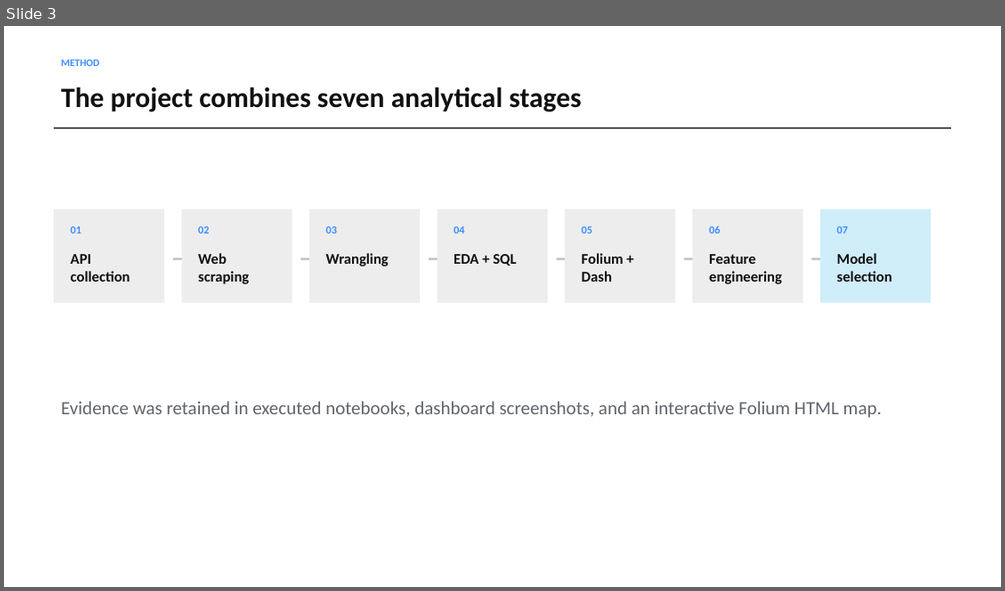
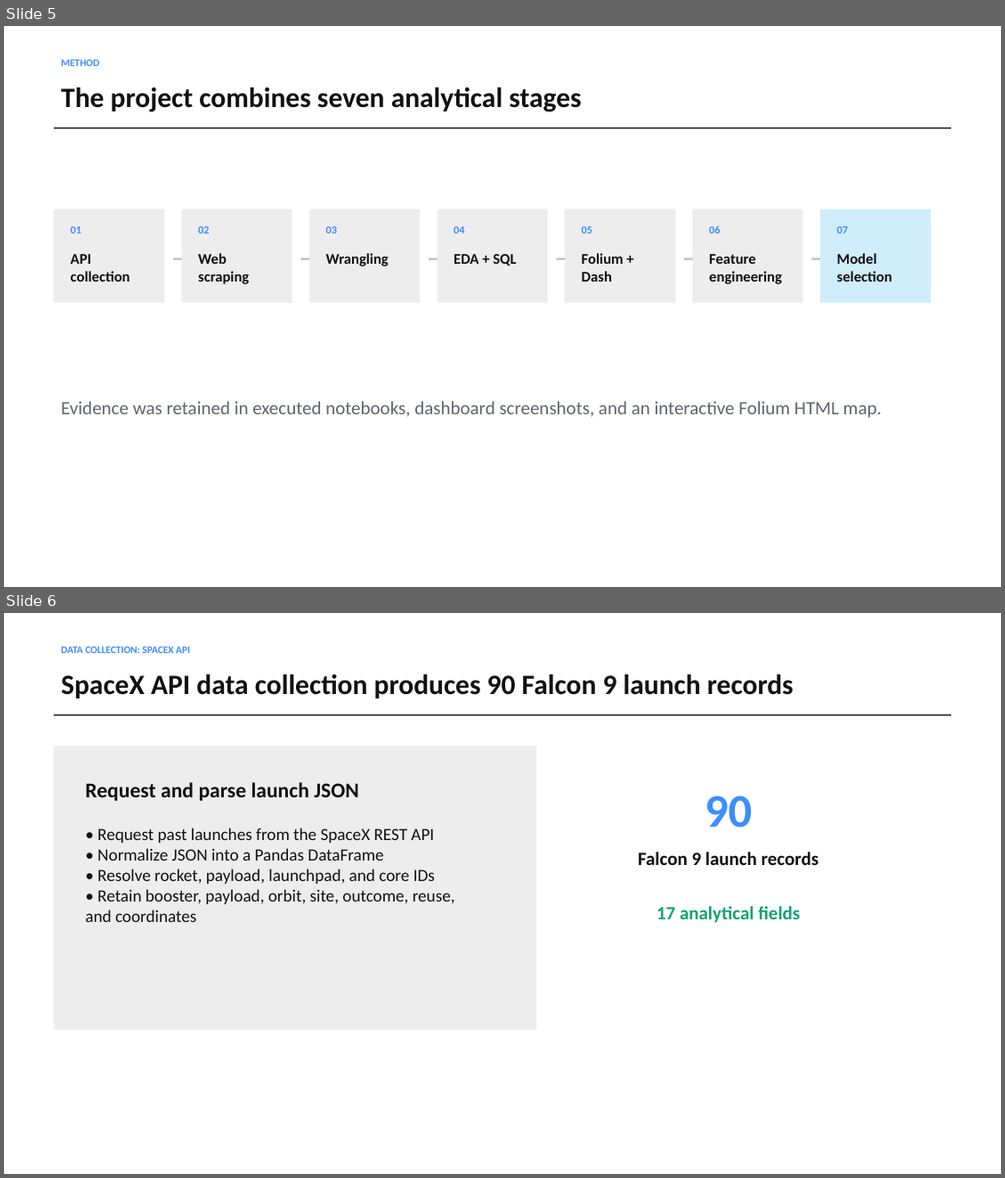
Before and after one commit to TristinWen/spacex-falcon9-landing-prediction, a slide deck: final-deliverables/SpaceX_Falcon9_Final_Presentation.pptx. Shown one above the other, each under a label of ours: slide 3 before the commit, slides 5 and 6 after it. The pictures are 1005x591 and 1005x1178 pixels, drawn with LibreOffice and Linux fonts; fonts in the diff are those of the drawing. Boxes give left, top, right and bottom in pixels: in the first picture for what was removed or moved away, otherwise in the second. Text is boxed around its words. In the diff, an @@ line names an element or a change of style, - is before the commit and + after.

```diff
--- a/final-deliverables/SpaceX_Falcon9_Final_Presentation.pptx
+++ b/final-deliverables/SpaceX_Falcon9_Final_Presentation.pptx
@@ slide 6 added at [4,613,1001,1174], background #FFFFFF @@
@@ text added at [61,646,190,653], 9.8 pt, text #3D8DFF, bold @@
+DATA COLLECTION: SPACEX API
@@ text added at [61,674,793,698], 27 pt, text #111111, bold @@
+SpaceX API data collection produces 90 Falcon 9 launch records
@@ rectangle added at [54,714,952,715], fill #111111 @@
@@ rectangle added at [54,746,537,1030], fill #EDEDED @@
@@ text added at [85,782,358,801], 20.2 pt, text #111111, bold @@
+Request and parse launch JSON
@@ text added at [704,795,752,827], 45 pt, text #3D8DFF, bold @@
+90
@@ text added at [85,827,455,922], 16.5 pt, text #111111 @@
+• Request past launches from the SpaceX REST API
+• Normalize JSON into a Pandas DataFrame
+• Resolve rocket, payload, launchpad, and core IDs
+• Retain booster, payload, orbit, site, outcome, reuse, and coordinates
@@ text added at [638,852,819,865], 18 pt, text #111111, bold @@
+Falcon 9 launch records
@@ text added at [656,906,800,923], 18 pt, text #13A36F, bold @@
+17 analytical fields
@@ what was slide 3 is now slide 5 @@
```
Also in this commit, not shown: 6 slides changed, 6 other slides added, 3 slides removed, 1 other file.
